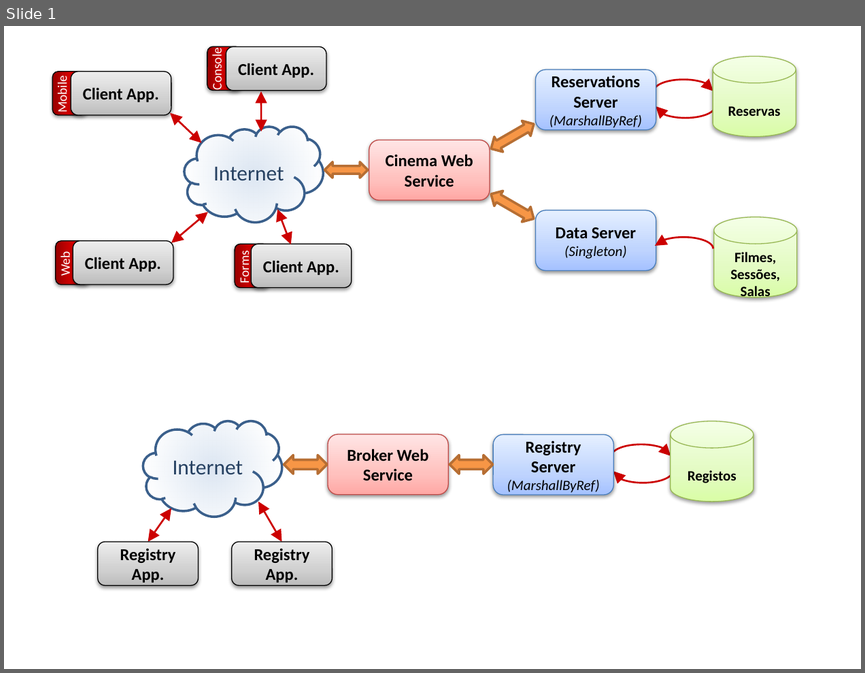
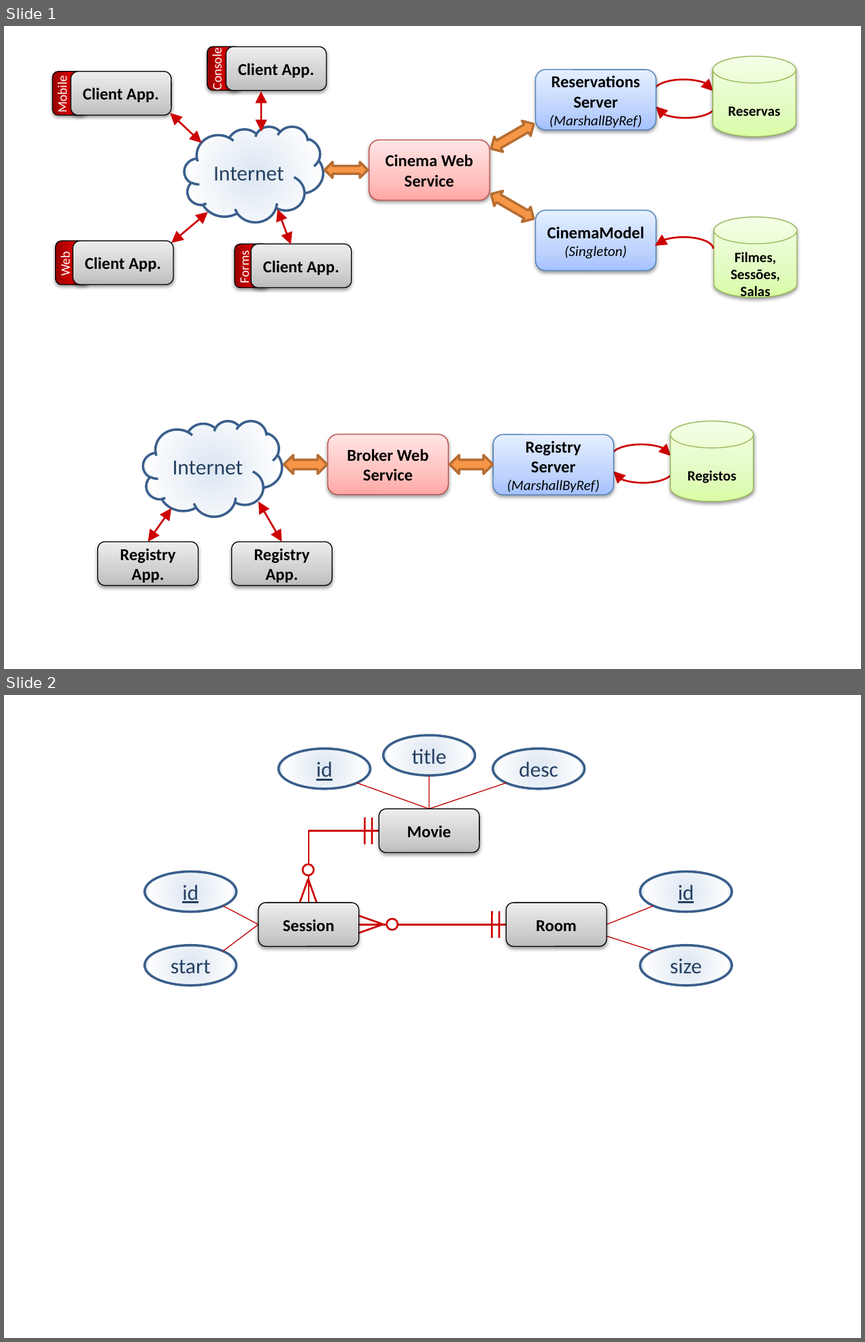
Before and after one commit to RicardoRomao/iselsd, a slide deck: Trabalho 3/Report Structures.pptx. Shown one above the other, each under a label of ours: slide 1 before the commit, slides 1 and 2 after it. The pictures are 865x673 and 865x1342 pixels, drawn with LibreOffice and Linux fonts; fonts in the diff are those of the drawing. Boxes give left, top, right and bottom in pixels: in the first picture for what was removed or moved away, otherwise in the second. Text is boxed around its words. In the diff, an @@ line names an element or a change of style, - is before the commit and + after.

```diff
--- a/Trabalho 3/Report Structures.pptx
+++ b/Trabalho 3/Report Structures.pptx
@@ slide 2 added at (x1=4, y1=695, x2=861, y2=1338), background #FFFFFF @@
@@ group added at (x1=145, y1=735, x2=732, y2=985): 15 lines, 9 ellipses, 3 rounded rectangles, 2 elbow lines @@
+id
+title
+desc
+id
+start
+id
+size
+Movie
+Session
+Room
@@ slide 1 changed as well @@
@@ text in rounded rectangle at (x1=547, y1=226, x2=645, y2=239): text changed @@
-Data Server
+CinemaModel
```
Also in this commit, not shown: 6 other files.
